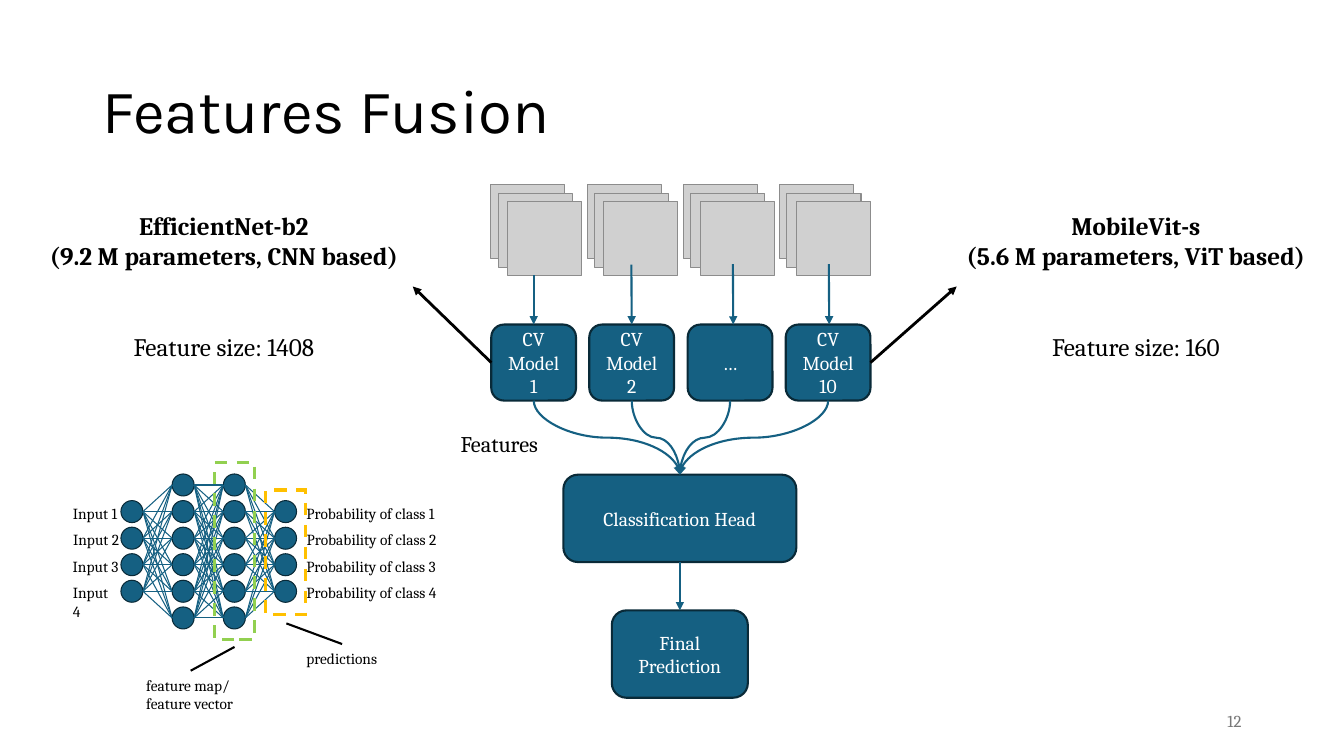
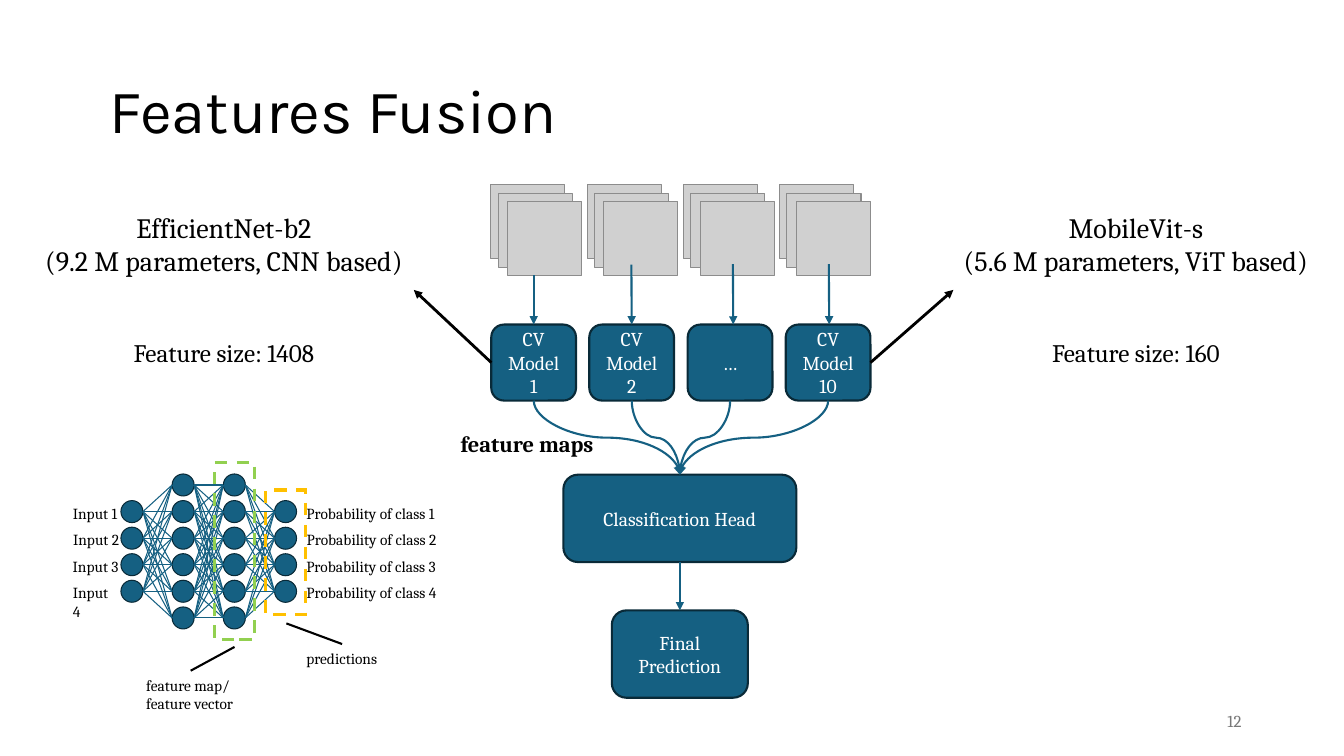
Before and after one commit to HenriSmidt/Alzheimer_Detection, a slide deck: slide 12 of Presentation.pptx. Drawn at 1344x756 pixels with LibreOffice and Linux fonts; fonts in the diff are those of the drawing; grey boxes stand for pictures. Boxes give left, top, right and bottom in pixels: in the first picture for what was removed or moved away, otherwise in the second. Text is boxed around its words. In the diff, an @@ line names an element or a change of style, - is before the commit and + after.

```diff
--- a/Presentation.pptx
+++ b/Presentation.pptx
@@ title "Features Fusion" moved from (x1=102, y1=90, x2=550, y2=134) to (x1=110, y1=90, x2=557, y2=134) @@
@@ text at (x1=45, y1=218, x2=402, y2=277): size 18 to 20 pt, bold off in "EfficientNet-b2", "(9.2 M parameters, CNN based)" @@
@@ text at (x1=964, y1=218, x2=1307, y2=277): size 18 to 20 pt, bold off in "MobileVit-s", "(5.6 M parameters, ViT based)" @@
@@ arrow moved from (491, 363) - (412, 286) to (491, 363) - (414, 290) @@
@@ arrow moved from (871, 363) - (957, 286) to (871, 363) - (954, 290) @@
@@ text at (x1=461, y1=431, x2=593, y2=457): text changed; bold on @@
-Features
+feature maps
```
Also in this commit, not shown: 5 other slides changed, 1 slide added.
